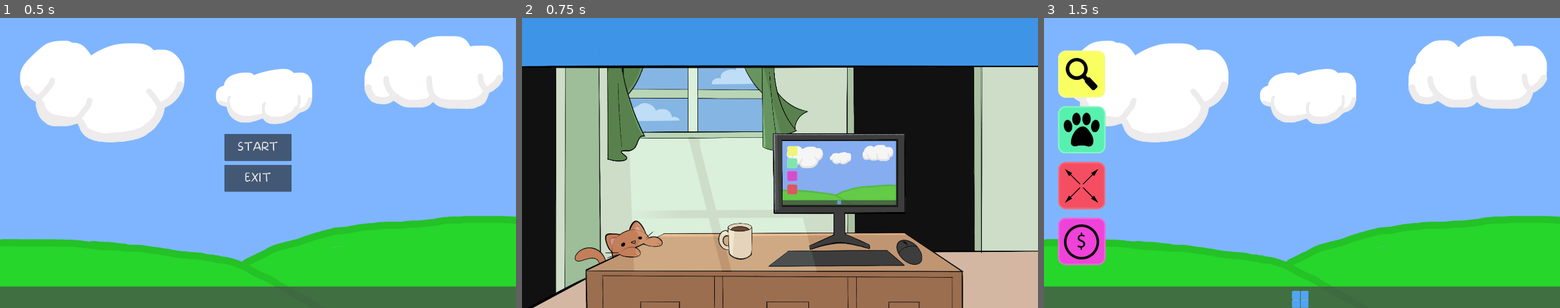
Above: before the commit, frames 1-3 (left to right).
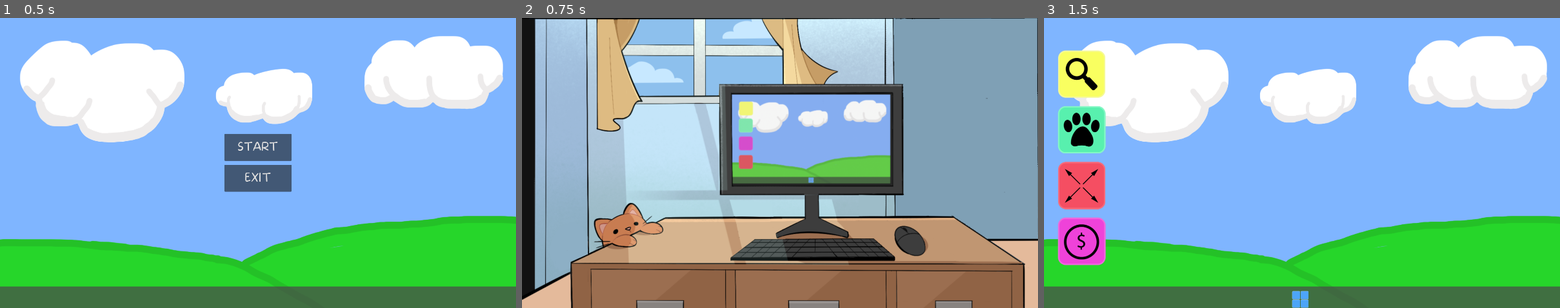
Above: after the commit, the same moments.

Repository: Gray-Alec58/gam-capstone
Game: Godot game, scene res://Scenes/start_screen.tscn
The game is run twice, just before and just after one commit, with the same random seed, the same clock (stepped at 60 frames per second) and the same inputs.
Inputs (mouse positions are in pixels of both pictures, inside the frame that each line leads up to):
- Up to frame 1 (0.5 s): no input
- Up to frame 2 (0.75 s): click "START" at 0.5 s
- Up to frame 3 (1.5 s): tap Enter at 1.25 s; move the mouse to (1358, 171) at 1.27 s; click (1358, 171) at 1.42 s

Frame 1 is identical in both runs. In frame 2, 84% of the frame differs, in the area x 0-100%, y 0-100%; in frame 3, nothing differs.

Commit message:
changed office background :)

Diff:
--- a/Scenes/office_scene.tscn
+++ b/Scenes/office_scene.tscn
@@ -4,7 +4,7 @@
 [ext_resource type="Script" uid="uid://3oou6046lhpe" path="res://Scenes/Scripts/computer.gd" id="2_idq54"]
 
 [sub_resource type="RectangleShape2D" id="RectangleShape2D_1ofqy"]
-size = Vector2(267, 157)
+size = Vector2(356.0614, 201.50003)
 
 [node name="OfficeScene" type="Node2D" unique_id=1301874127]
 
@@ -20,7 +20,7 @@
 script = ExtResource("2_idq54")
 
 [node name="CollisionShape2D" type="CollisionShape2D" parent="Background/Computer" unique_id=1461915325]
-position = Vector2(708.5, 346.5)
+position = Vector2(645.2265, 271.25003)
 shape = SubResource("RectangleShape2D_1ofqy")
 
 [connection signal="input_event" from="Background/Computer" to="Background/Computer" method="_on_input_event"]
Binary file changed: Art/OfficeBackground.png
